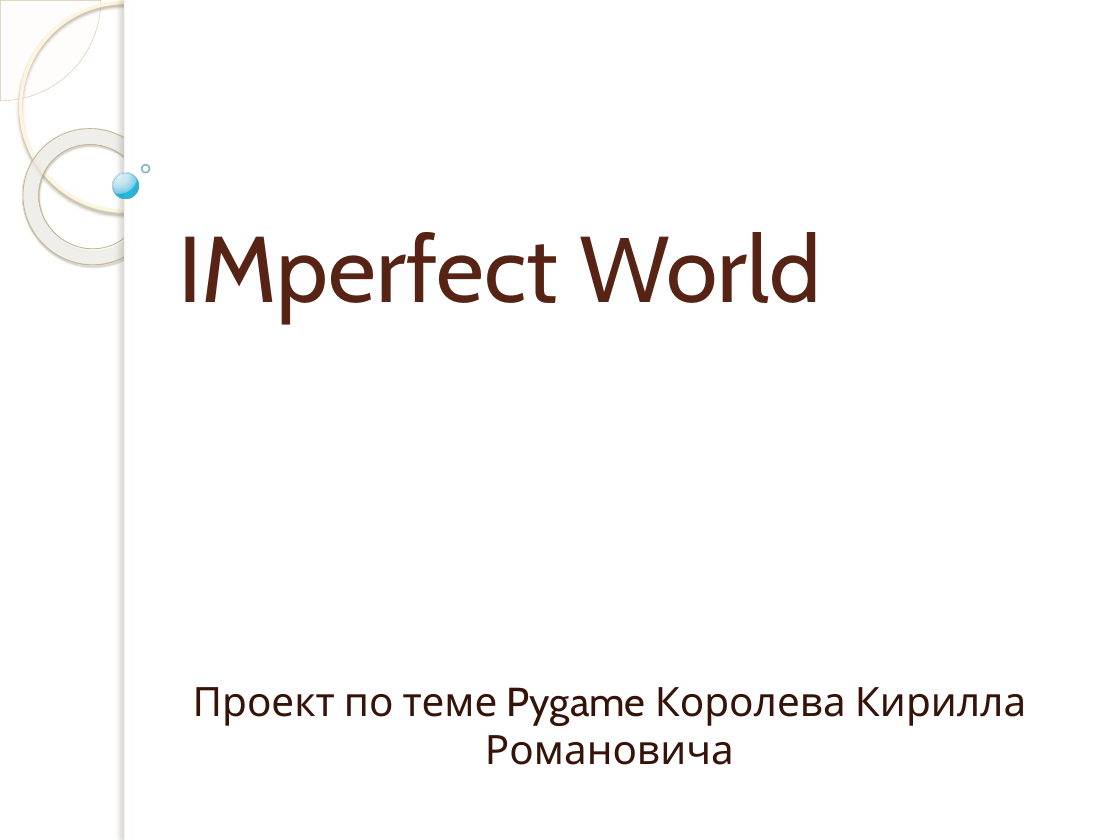
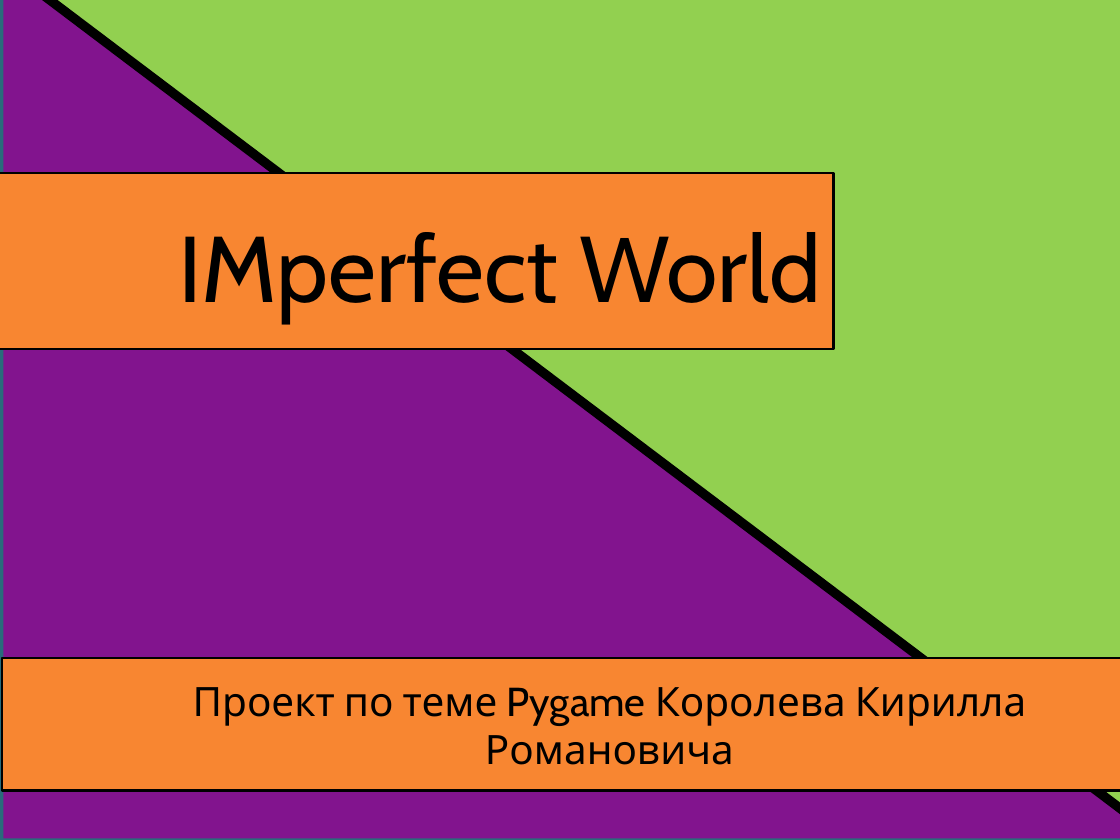
Before and after one commit to Sonhi-creator/IMperfect-World, a slide deck: slide 1 of Pygame проект/Data/IMperfect World.pptx. Drawn at 1120x840 pixels with LibreOffice and Linux fonts; fonts in the diff are those of the drawing; background and template pictures are left out. Boxes give left, top, right and bottom in pixels: in the first picture for what was removed or moved away, otherwise in the second. Text is boxed around its words. In the diff, an @@ line names an element or a change of style, - is before the commit and + after.

```diff
--- a/Pygame проект/Data/IMperfect World.pptx
+++ b/Pygame проект/Data/IMperfect World.pptx
@@ right triangle added at [2,0,1120,840], fill #82148E, outline #296B7C 2 pt @@
@@ right triangle added at [20,0,1120,840], fill #92D050, outline #000000 6 pt @@
@@ title "IMperfect World" at [179,232,821,322]: text colour #572314 to #000000 @@
@@ rectangle added at [0,174,833,349], fill #F88631, outline #000000 1.5 pt @@
@@ rectangle added at [2,659,1120,791], fill #F88631, outline #000000 1.5 pt @@
@@ subtitle "Проект по теме Pygame Королева ..." at [193,687,1026,765]: text colour #361309 to #000000 @@
```
Also in this commit, not shown: 4 slides added, 4 slides removed, 10 other files.
